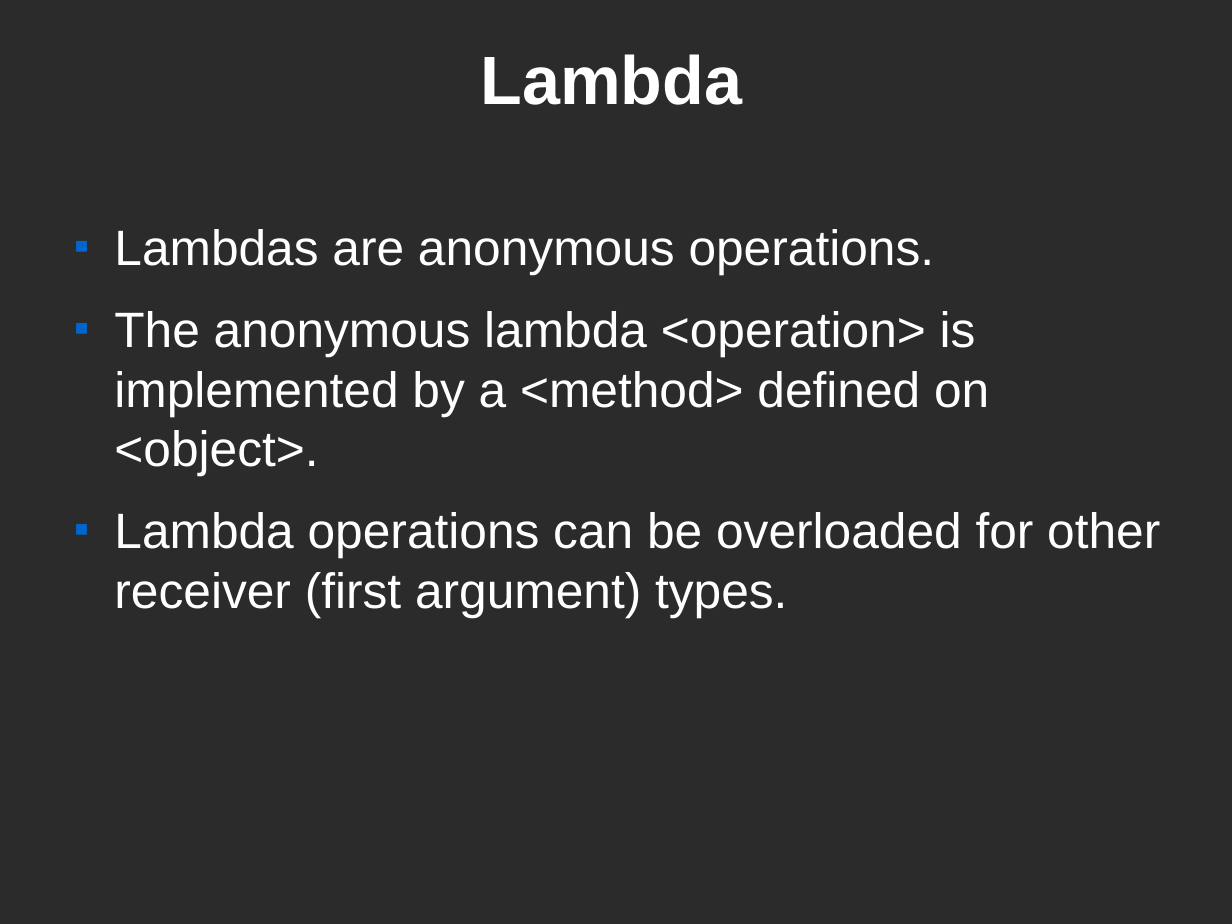
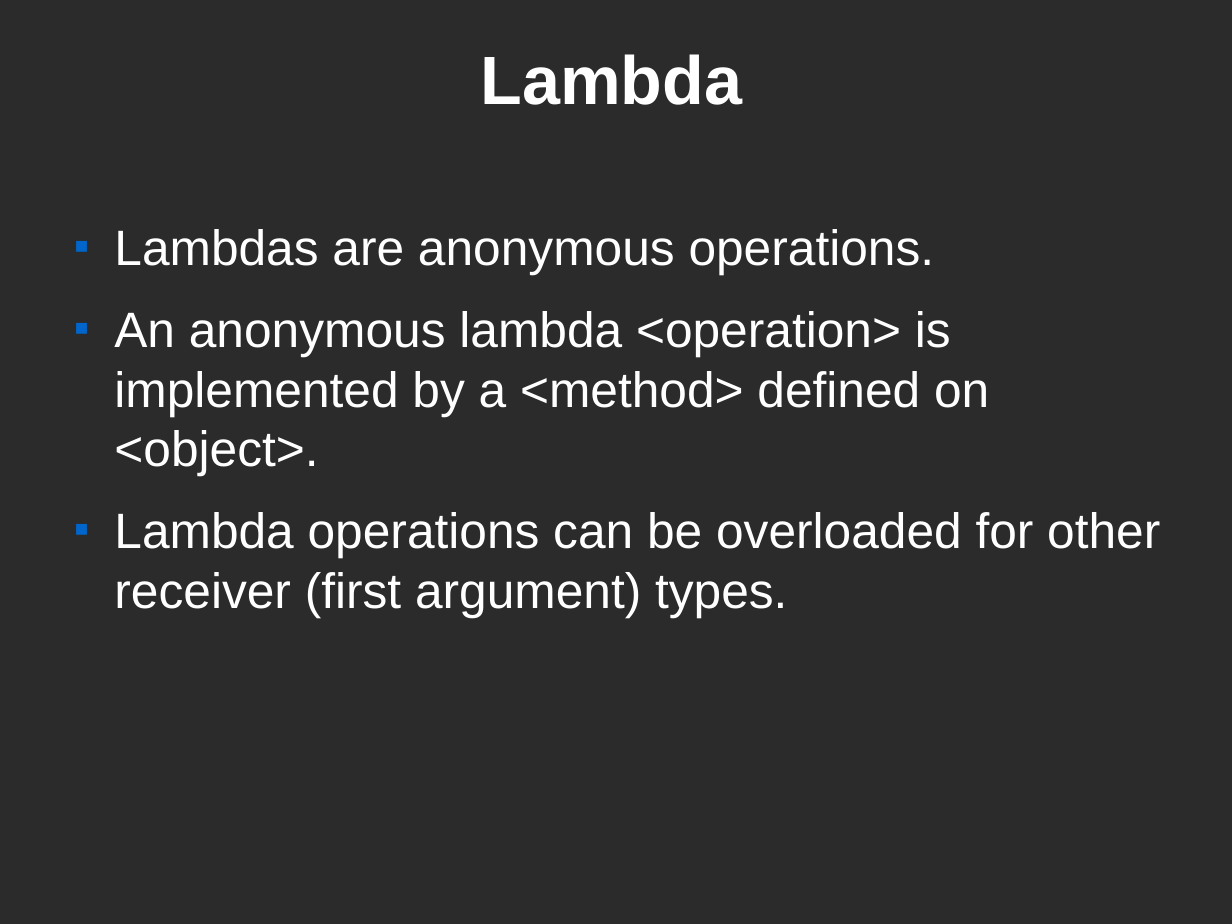
Before and after one commit to kstephens/ll, a slide deck: slide 21 of src/ll/doc/ll_system_design.odp. Drawn at 1232x924 pixels with LibreOffice and Linux fonts; fonts in the diff are those of the drawing; background and template pictures are left out; a plain dark background stands for a picture behind light text. Boxes give left, top, right and bottom in pixels: in the first picture for what was removed or moved away, otherwise in the second. Text is boxed around its words. In the diff, an @@ line names an element or a change of style, - is before the commit and + after.

```diff
--- a/src/ll/doc/ll_system_design.odp
+++ b/src/ll/doc/ll_system_design.odp
@@ text at [114, 311, 989, 476]: text changed @@
-■ The anonymous lambda <operation> is implemented by a <method> defined on <object>.
+■ An anonymous lambda <operation> is implemented by a <method> defined on <object>.
```
Also in this commit, not shown: 8 other slides changed, 6 other files.
